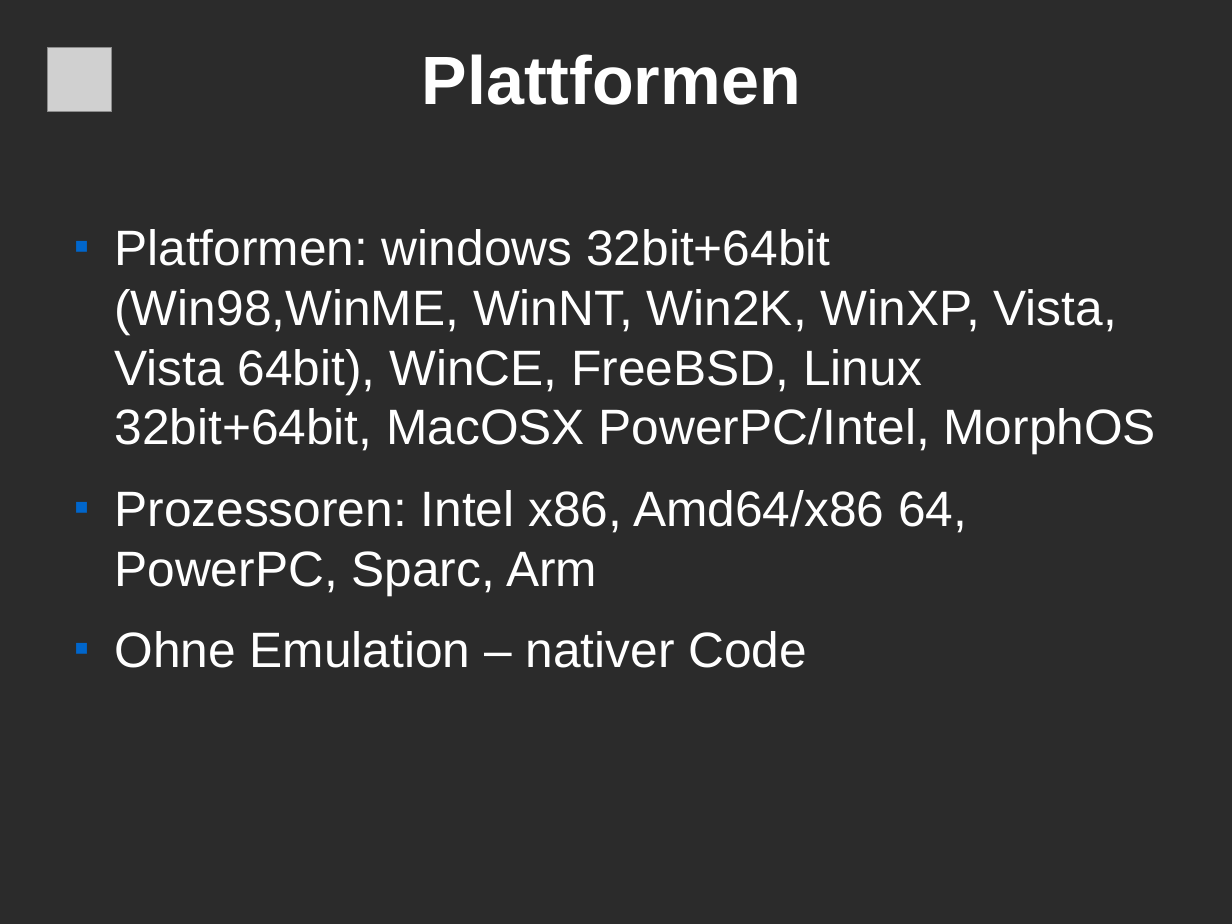
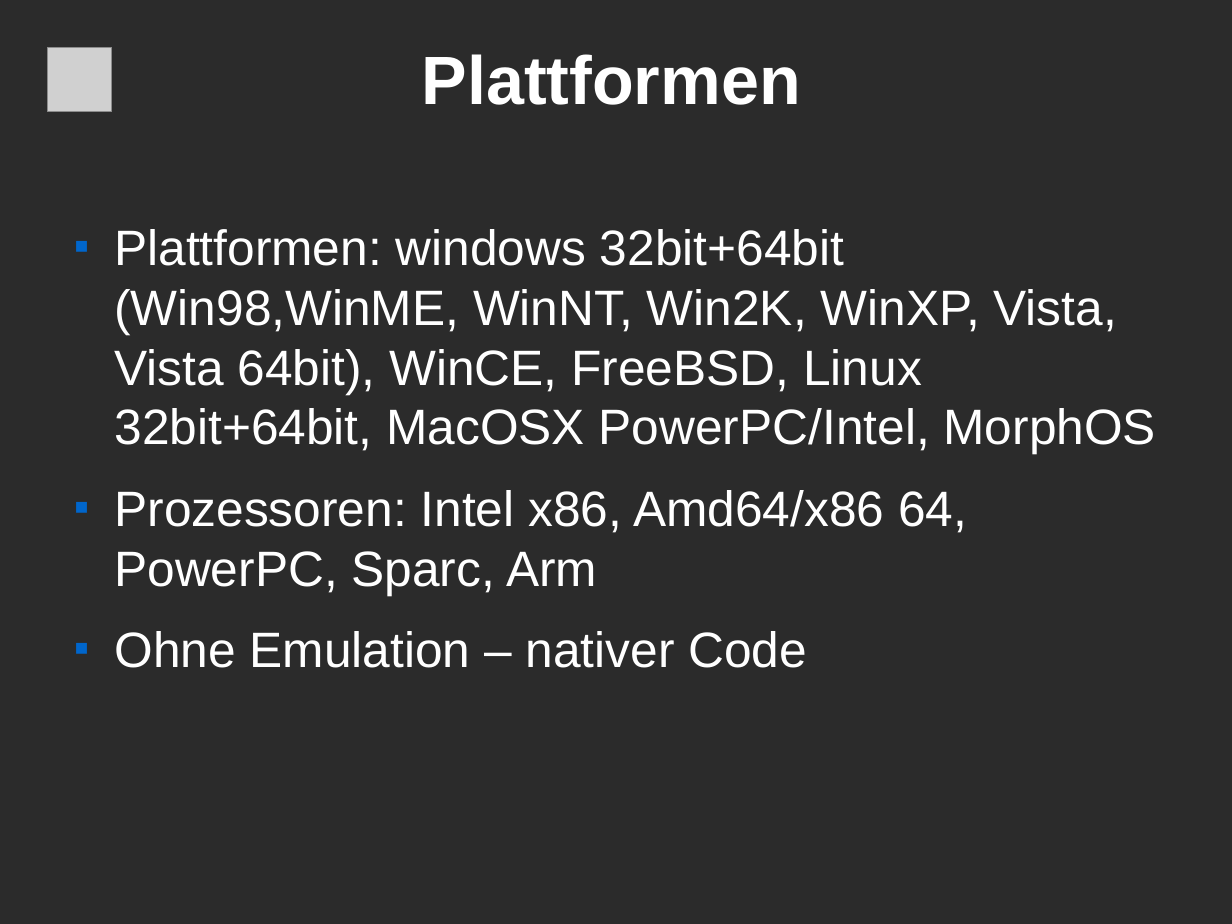
Before and after one commit to fpc/Lazarus, a slide deck: slide 6 of docs/booth/ProdProgEntwMitOpenSourceSystems2007.odp. Drawn at 1232x924 pixels with LibreOffice and Linux fonts; fonts in the diff are those of the drawing; grey boxes stand for pictures; background and template pictures are left out; a plain dark background stands for a picture behind light text. Boxes give left, top, right and bottom in pixels: in the first picture for what was removed or moved away, otherwise in the second. Text is boxed around its words. In the diff, an @@ line names an element or a change of style, - is before the commit and + after.

Commit message:
docs: fixed spelling errors

```diff
--- a/docs/booth/ProdProgEntwMitOpenSourceSystems2007.odp
+++ b/docs/booth/ProdProgEntwMitOpenSourceSystems2007.odp
@@ text at [114,229,1156,454]: text changed @@
-■ Platformen: windows 32bit+64bit (Win98,WinME, WinNT, Win2K, WinXP, Vista, Vista 64bit), WinCE, FreeBSD, Linux 32bit+64bit, MacOSX PowerPC/Intel, MorphOS
+■ Plattformen: windows 32bit+64bit (Win98,WinME, WinNT, Win2K, WinXP, Vista, Vista 64bit), WinCE, FreeBSD, Linux 32bit+64bit, MacOSX PowerPC/Intel, MorphOS
```
Also in this commit, not shown: 3 other slides changed.
